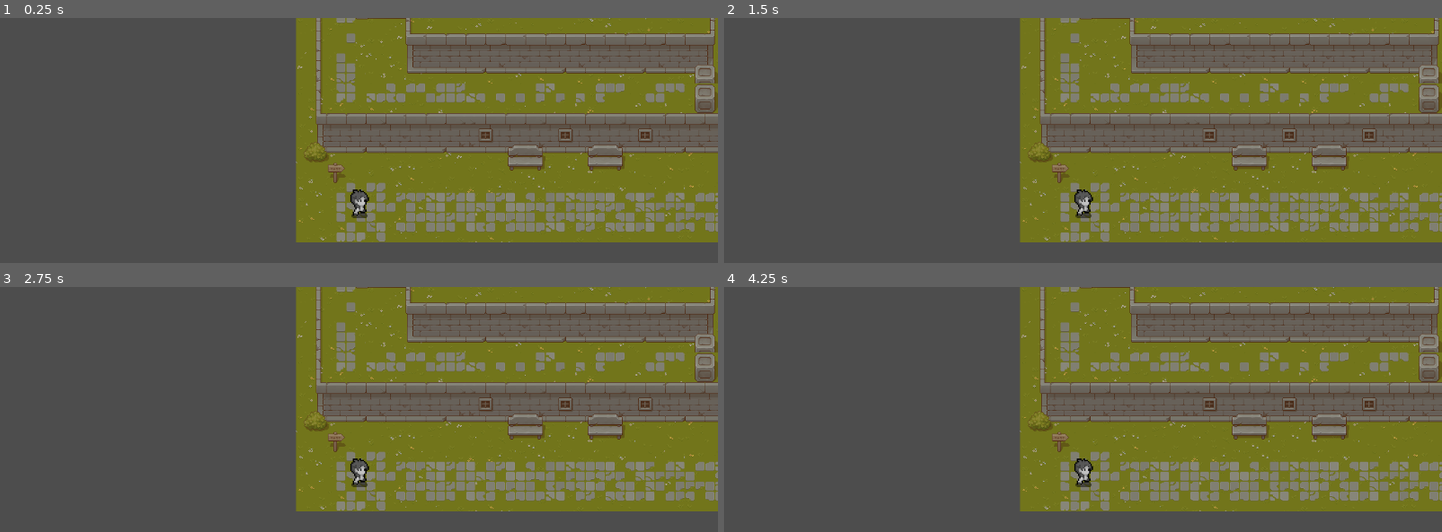
Above: before the commit, frames 1-4 (two rows, left to right).
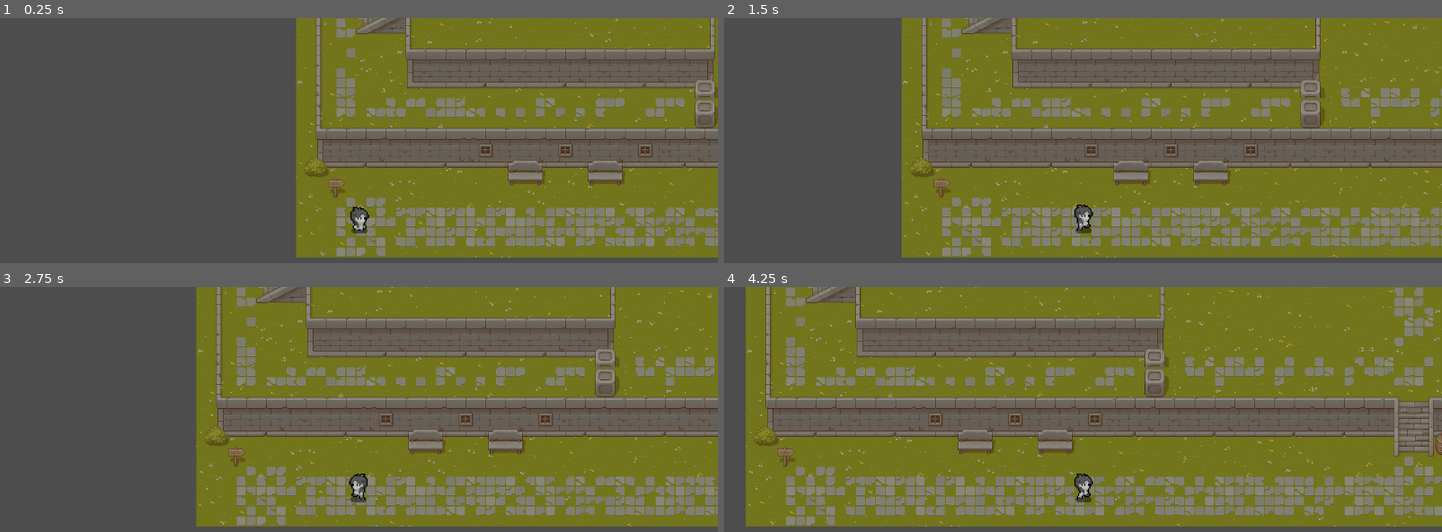
Above: after the commit, the same moments.

Repository: dougmcclure2/lost-stars
Game: Godot game, scene res://overworld.tscn
Two runs of this game, one before a commit and one after it. Both use one fixed random seed, a clock stepped at 60 frames per second and the inputs below.
Inputs:
- Up to frame 1 (0.25 s): no input
- Up to frame 2 (1.5 s): tap Enter (ui_accept) at 0.5, 0.6, 0.77, 1.07, 1.35 s; hold D (right) from 0.53 s (still down)
- Up to frame 3 (2.75 s): tap Enter (ui_accept) at 1.52, 1.82, 2.1 s; release D (right) at 2.03 s; hold A (left) from 2.03 s (still down)
- Up to frame 4 (4.25 s): release A (left) at 2.78 s; hold D (right) from 2.78 s (still down); tap Enter (ui_accept) at 2.85, 3.02, 3.32, 3.6, 3.77, 4.07 s

The runs differ from the first frame. In frame 1, 28% of the frame differs, in the area x 41-100%, y 0-98%; in frame 2, 48%; in frame 3, 45%; in frame 4, 69%, in the area x 3-100%, y 0-98%.

Commit message:
walking and idle anims

Diff:
--- a/shade.gd
+++ b/shade.gd
@@ -1,22 +1,46 @@
 extends CharacterBody2D
 
+enum State {
+	IDLE,
+	WALK,
+	ATTACK,
+	DEAD
+}
 
-const SPEED = 300.0
-const JUMP_VELOCITY = -400.0
+@export_category("Stats")
+@export var speed: int = 200
+
+var state: State = State.IDLE
+var move_direction: Vector2 = Vector2(0,0)
+
+@onready var animation_tree: AnimationTree = $AnimationTree
+@onready var animation_playback: AnimationNodeStateMachinePlayback = $AnimationTree["parameters/playback"]
+
+func get_input():
+	var input_direction = Input.get_vector("left", "right", "up", "down")
+	velocity = input_direction * speed
+
+	if state == State.IDLE or State.WALK:
+		if input_direction.x < 0:
+			$Sprite2D.flip_h = true
+		elif input_direction.x > 0:
+			$Sprite2D.flip_h = false
+
+	if velocity != Vector2.ZERO and state == State.IDLE:
+		state = State.WALK
+		update_animation()
+	elif velocity == Vector2.ZERO and state == State.WALK:
+		state = State.IDLE
+		update_animation()
 
 
-func _physics_process(delta: float) -> void:
+func _physics_process(delta):
+	get_input()
+	move_and_slide()
 
-	# Handle jump.
-	if Input.is_action_just_pressed("ui_accept") and is_on_floor():
-		velocity.y = JUMP_VELOCITY
-
-	# Get the input direction and handle the movement/deceleration.
-	# As good practice, you should replace UI actions with custom gameplay actions.
-	var direction := Input.get_axis("ui_left", "ui_right")
-	if direction:
-		velocity.x = direction * SPEED
-	else:
-		velocity.x = move_toward(velocity.x, 0, SPEED)
-
-	move_and_slide()
+func update_animation() -> void:
+		match state:
+			State.IDLE:
+				animation_playback.travel("idle")
+			State.WALK:
+				animation_playback.travel("walk")
--- a/shade.tscn
+++ b/shade.tscn
@@ -1,6 +1,7 @@
-[gd_scene load_steps=7 format=3 uid="uid://7c5samqe6oqh"]
+[gd_scene load_steps=14 format=3 uid="uid://7c5samqe6oqh"]
 
 [ext_resource type="Texture2D" uid="uid://b1n5bi1pu58ef" path="res://sprites/characters/shade/player-shade.png" id="1_52wot"]
+[ext_resource type="Script" uid="uid://chnomdyh8xutr" path="res://shade.gd" id="1_rrgv5"]
 
 [sub_resource type="RectangleShape2D" id="RectangleShape2D_lgqhf"]
 size = Vector2(22, 43)
@@ -22,6 +23,24 @@
 "values": [24]
 }
 
+[sub_resource type="Animation" id="Animation_g0ht3"]
+resource_name = "idle"
+length = 0.6
+loop_mode = 1
+step = 0.1
+tracks/0/type = "value"
+tracks/0/imported = false
+tracks/0/enabled = true
+tracks/0/path = NodePath("Sprite2D:frame")
+tracks/0/interp = 1
+tracks/0/loop_wrap = true
+tracks/0/keys = {
+"times": PackedFloat32Array(0, 0.1, 0.2, 0.3, 0.4, 0.5),
+"transitions": PackedFloat32Array(1, 1, 1, 1, 1, 1),
+"update": 1,
+"values": [6, 7, 8, 9, 10, 11]
+}
+
 [sub_resource type="Animation" id="Animation_52wot"]
 resource_name = "walk"
 length = 0.6
@@ -40,24 +59,6 @@
 "values": [24, 25, 26, 27, 28, 29]
 }
 
-[sub_resource type="Animation" id="Animation_g0ht3"]
-resource_name = "idle"
-length = 0.6
-loop_mode = 1
-step = 0.1
-tracks/0/type = "value"
-tracks/0/imported = false
-tracks/0/enabled = true
-tracks/0/path = NodePath("Sprite2D:frame")
-tracks/0/interp = 1
-tracks/0/loop_wrap = true
-tracks/0/keys = {
-"times": PackedFloat32Array(0, 0.1, 0.2, 0.3, 0.4, 0.5),
-"transitions": PackedFloat32Array(1, 1, 1, 1, 1, 1),
-"update": 1,
-"values": [6, 7, 8, 9, 10, 11]
-}
-
 [sub_resource type="AnimationLibrary" id="AnimationLibrary_g0ht3"]
 _data = {
 &"RESET": SubResource("Animation_rrgv5"),
@@ -65,7 +66,28 @@
 &"walk": SubResource("Animation_52wot")
 }
 
+[sub_resource type="AnimationNodeAnimation" id="AnimationNodeAnimation_52wot"]
+animation = &"idle"
+
+[sub_resource type="AnimationNodeAnimation" id="AnimationNodeAnimation_rrgv5"]
+animation = &"walk"
+
+[sub_resource type="AnimationNodeStateMachineTransition" id="AnimationNodeStateMachineTransition_g0ht3"]
+advance_mode = 2
+
+[sub_resource type="AnimationNodeStateMachineTransition" id="AnimationNodeStateMachineTransition_lh0t4"]
+
+[sub_resource type="AnimationNodeStateMachineTransition" id="AnimationNodeStateMachineTransition_u51yv"]
+
+[sub_resource type="AnimationNodeStateMachine" id="AnimationNodeStateMachine_lh0t4"]
+states/idle/node = SubResource("AnimationNodeAnimation_52wot")
+states/idle/position = Vector2(342, 100)
+states/walk/node = SubResource("AnimationNodeAnimation_rrgv5")
+states/walk/position = Vector2(491, 95)
+transitions = ["Start", "idle", SubResource("AnimationNodeStateMachineTransition_g0ht3"), "idle", "walk", SubResource("AnimationNodeStateMachineTransition_lh0t4"), "walk", "idle", SubResource("AnimationNodeStateMachineTransition_u51yv")]
+
 [node name="Shade" type="CharacterBody2D"]
+script = ExtResource("1_rrgv5")
 
 [node name="Sprite2D" type="Sprite2D" parent="."]
 position = Vector2(0, -24)
@@ -76,13 +98,17 @@
 frame = 24
 
 [node name="CollisionShape2D" type="CollisionShape2D" parent="."]
-visible = false
 position = Vector2(1, -21.5)
 shape = SubResource("RectangleShape2D_lgqhf")
 
 [node name="Camera2D" type="Camera2D" parent="."]
+position = Vector2(0, -24)
 
 [node name="AnimationPlayer" type="AnimationPlayer" parent="."]
 libraries = {
 &"": SubResource("AnimationLibrary_g0ht3")
 }
+
+[node name="AnimationTree" type="AnimationTree" parent="."]
+tree_root = SubResource("AnimationNodeStateMachine_lh0t4")
+anim_player = NodePath("../AnimationPlayer")
